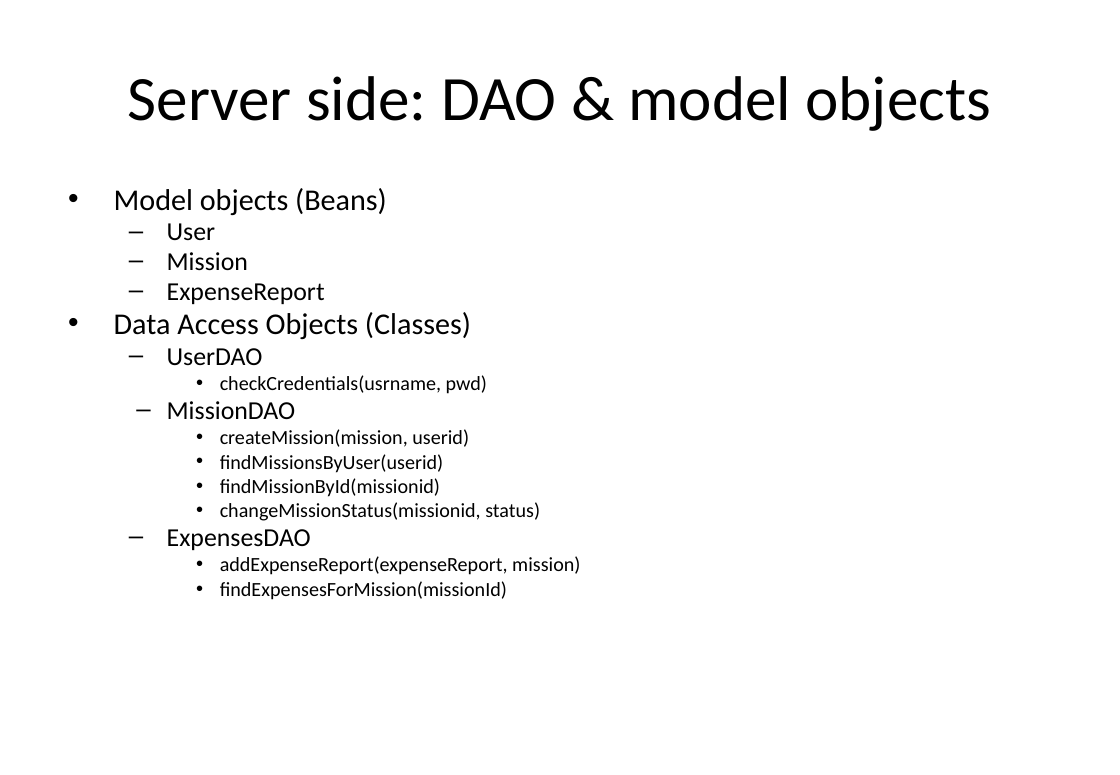
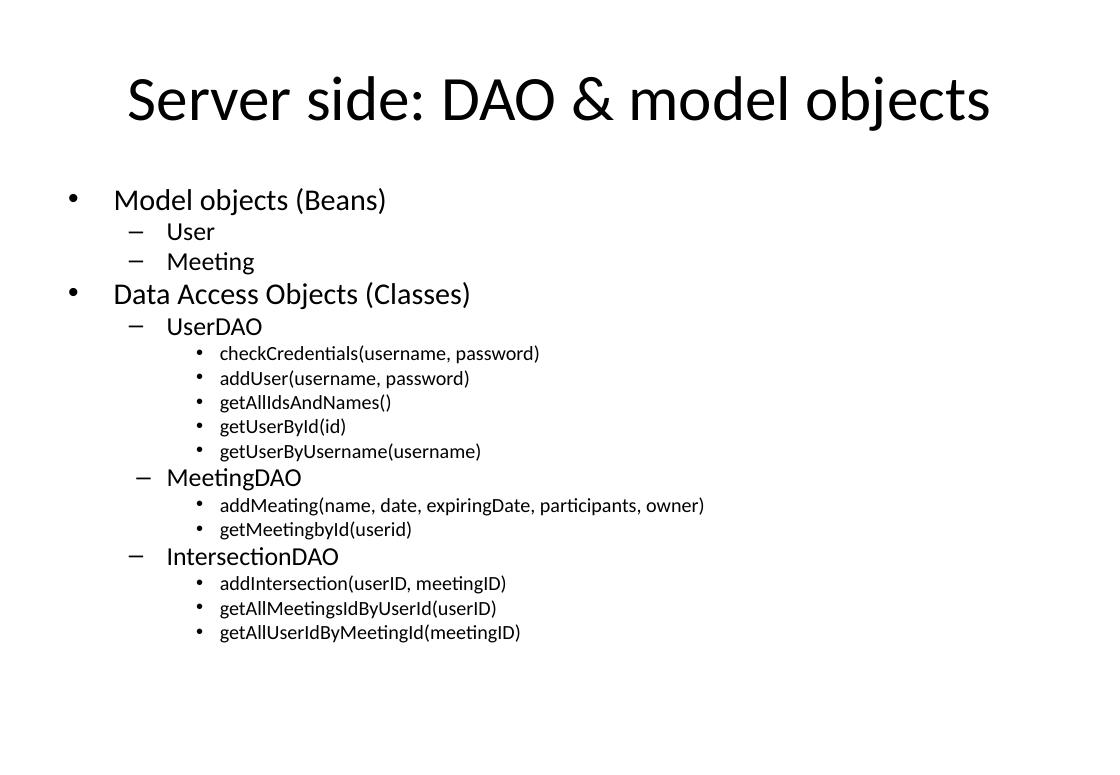
Before and after one commit to Buba98/OnlineMeetings, a slide deck: slide 10 of Meetings management.pptx (slide 14 before the commit). Drawn at 1120x775 pixels with LibreOffice and Linux fonts; fonts in the diff are those of the drawing. Boxes give left, top, right and bottom in pixels: in the first picture for what was removed or moved away, otherwise in the second. Text is boxed around its words. In the diff, an @@ line names an element or a change of style, - is before the commit and + after.

```diff
--- a/Meetings management.pptx
+++ b/Meetings management.pptx
@@ text at (167, 252, 255, 275): text changed @@
-  – Mission
-  – ExpenseReport
+  – Meeting
@@ text at (167, 345, 705, 643): text changed @@
-    • checkCredentials(usrname, pwd)
-  – MissionDAO
-    • createMission(mission, userid)
-    • findMissionsByUser(userid)
-    • findMissionById(missionid)
-    • changeMissionStatus(missionid, status)
-  – ExpensesDAO
-    • addExpenseReport(expenseReport, mission)
-    • findExpensesForMission(missionId)
+    • checkCredentials(username, password)
+    • addUser(username, password)
+    • getAllIdsAndNames()
+    • getUserById(id)
+    • getUserByUsername(username)
+  – MeetingDAO
+    • addMeating(name, date, expiringDate, participants, owner)
+    • getMeetingbyId(userid)
+  – IntersectionDAO
+    • addIntersection(userID, meetingID)
+    • getAllMeetingsIdByUserId(userID)
+    • getAllUserIdByMeetingId(meetingID)
```
Also in this commit, not shown: 2 other slides changed, 28 slides removed, 5 other files.
